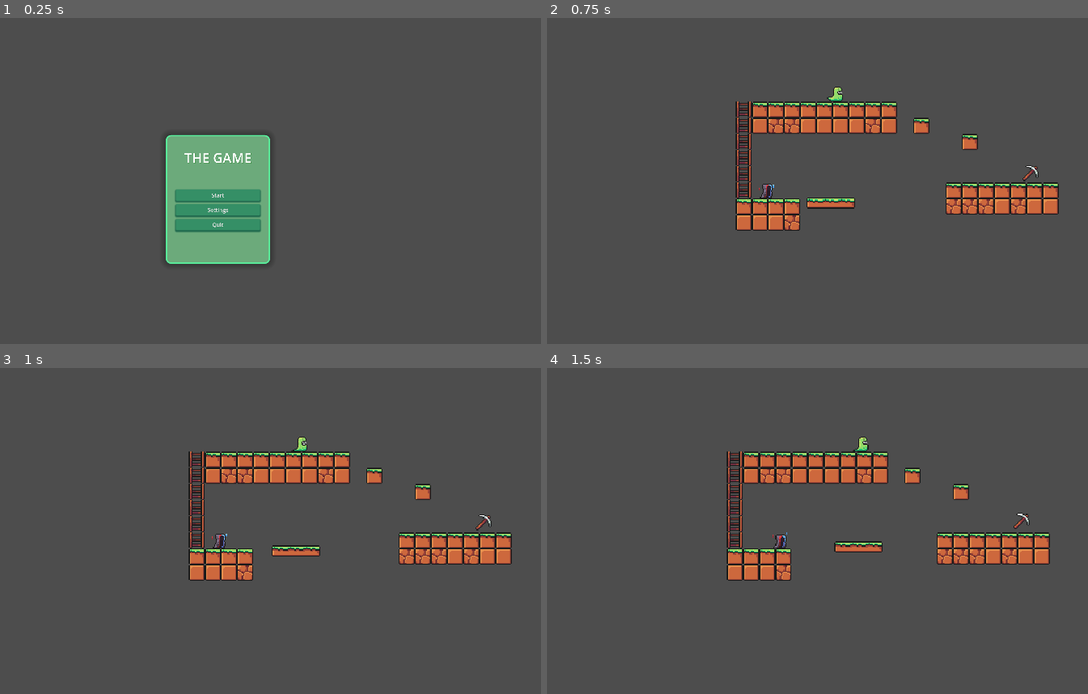
Above: before the commit, frames 1-4 (two rows, left to right).
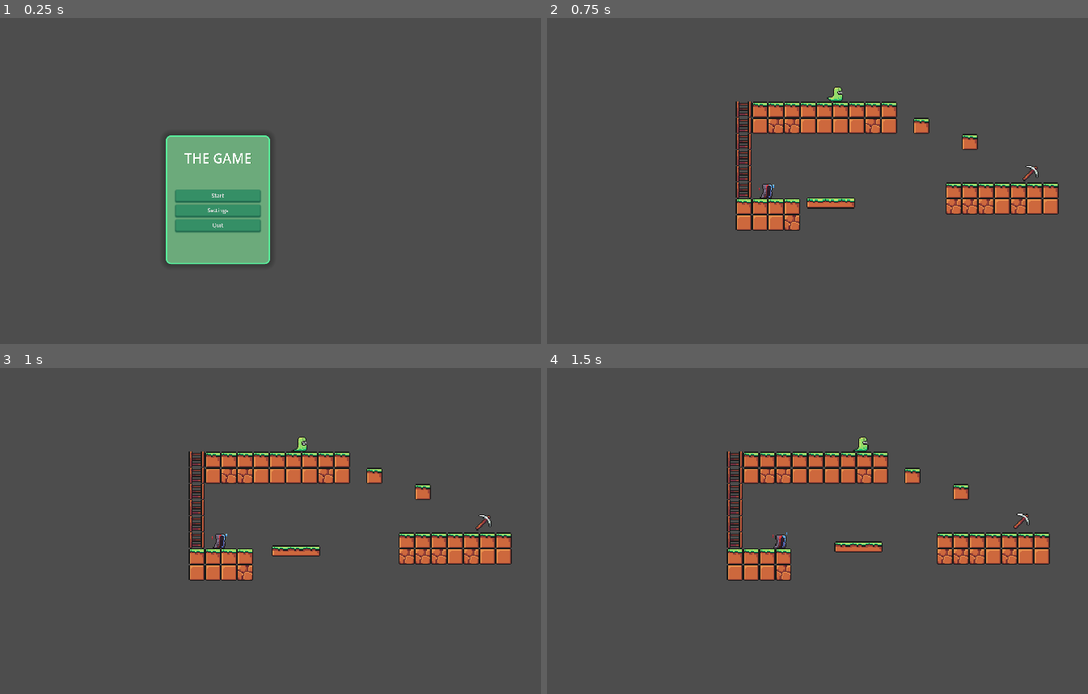
Above: after the commit, the same moments.

Repository: FrogMakesSkripts/The-Game
Game: Godot game, scene res://scenes/title_screen.tscn
The game is run twice, just before and just after one commit, with the same random seed, the same clock (stepped at 60 frames per second) and the same inputs.
Inputs:
- Up to frame 1 (0.25 s): no input
- Up to frame 2 (0.75 s): click "Start" at 0.5 s
- Up to frame 3 (1 s): no input
- Up to frame 4 (1.5 s): hold D (move_right) from 1.28 s (still down)

The runs differ from the first frame. In frame 1, 0.3% of the frame differs, in the area x 30-50%, y 35-76%; in frame 2, nothing differs; in frame 3, nothing differs; in frame 4, nothing differs.

Commit message:
Added screen fitting to main menu

Diff:
--- a/scenes/title_screen.tscn
+++ b/scenes/title_screen.tscn
@@ -4,12 +4,21 @@
 [ext_resource type="Script" uid="uid://bxo67p5gw01cs" path="res://scripts/title_screen.gd" id="1_sa3yf"]
 
 [node name="TitleScreen" type="CenterContainer"]
-anchors_preset = 15
-anchor_right = 1.0
-anchor_bottom = 1.0
+anchors_preset = 8
+anchor_left = 0.5
+anchor_top = 0.5
+anchor_right = 0.5
+anchor_bottom = 0.5
+offset_left = -155.0
+offset_top = -191.5
+offset_right = 155.0
+offset_bottom = 191.5
 grow_horizontal = 2
 grow_vertical = 2
+size_flags_horizontal = 4
+size_flags_vertical = 4
 script = ExtResource("1_sa3yf")
+metadata/_edit_use_anchors_ = true
 
 [node name="PanelContainer" type="PanelContainer" parent="."]
 custom_minimum_size = Vector2(150, 0)
